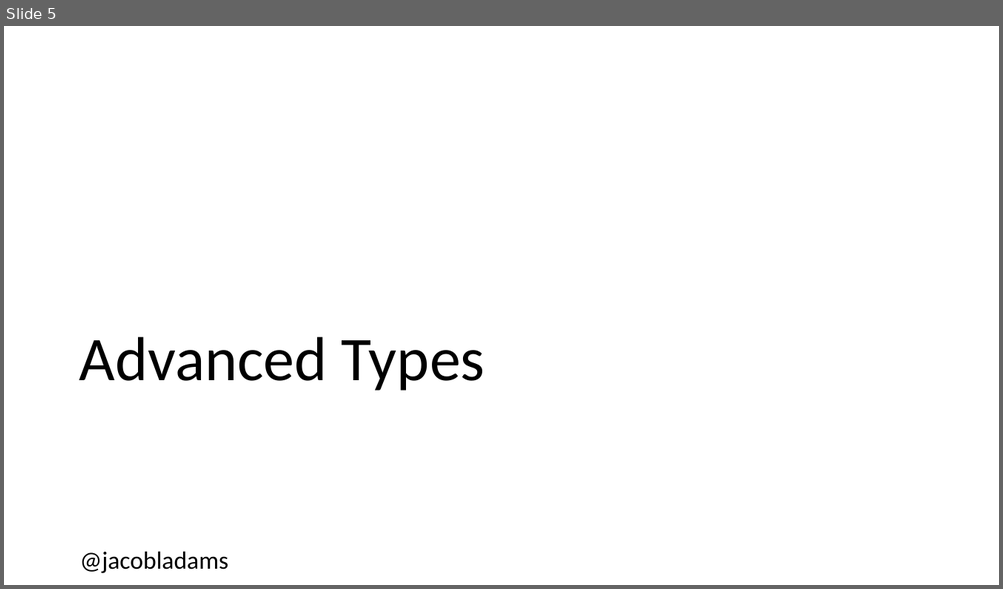
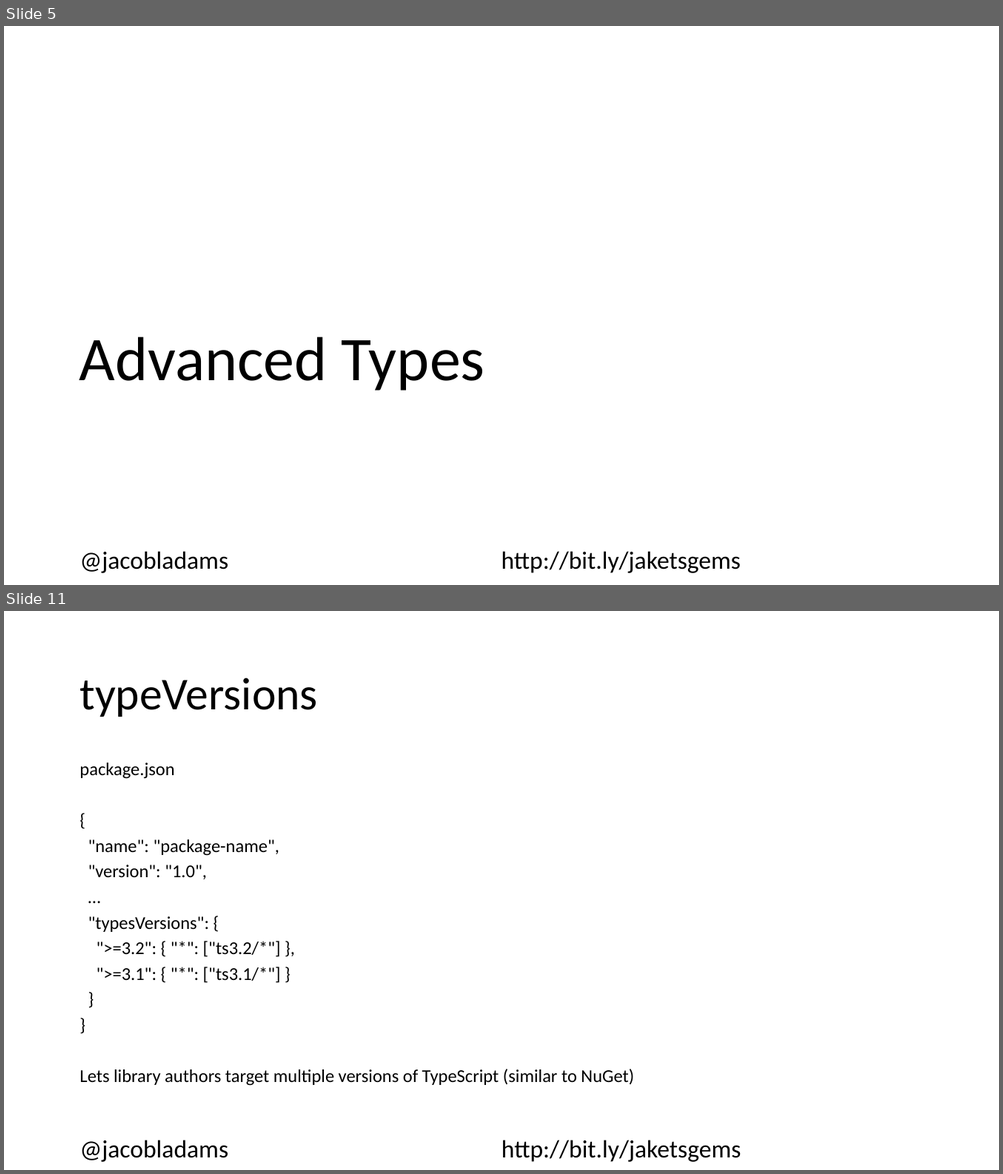
Before and after one commit to jacobladams/hidden-gems-in-typescript-presentation, a slide deck: Hidden Gems In TypeScript.pptx. Shown one above the other, each under a label of ours: slide 5 before the commit, slides 5 and 11 after it; the slides between them are not shown. The pictures are 1003x589 and 1003x1174 pixels, drawn with LibreOffice and Linux fonts; fonts in the diff are those of the drawing. Boxes give left, top, right and bottom in pixels: in the first picture for what was removed or moved away, otherwise in the second. Text is boxed around its words. In the diff, an @@ line names an element or a change of style, - is before the commit and + after.

```diff
--- a/Hidden Gems In TypeScript.pptx
+++ b/Hidden Gems In TypeScript.pptx
@@ slide 11 added at (4, 611, 999, 1170), background #FFFFFF @@
@@ title added at (79, 678, 317, 717), 44 pt, text #000000 @@
+typeVersions
@@ text added at (79, 763, 634, 1086), 17.5 pt, text #000000 @@
+package.json
+{
+"name": "package-name",
+"version": "1.0",
+…
+"typesVersions": {
+">=3.2": { "*": ["ts3.2/*"] },
+">=3.1": { "*": ["ts3.1/*"] }
+}
+}
+Lets library authors target multiple versions of TypeScript (similar to NuGet)
@@ text added at (79, 1140, 741, 1162), 24 pt, text #000000 @@
+@jacobladams http://bit.ly/jaketsgems
@@ slide 5 changed as well @@
@@ text "@jacobladams http://bit.ly/jaketsgems" at (79, 551, 741, 574): columns 1 to 2 @@
@@ text at (79, 551, 741, 574): text changed @@
-@jacobladams
+@jacobladams http://bit.ly/jaketsgems
```
Also in this commit, not shown: 4 other slides changed, 6 other slides added.
